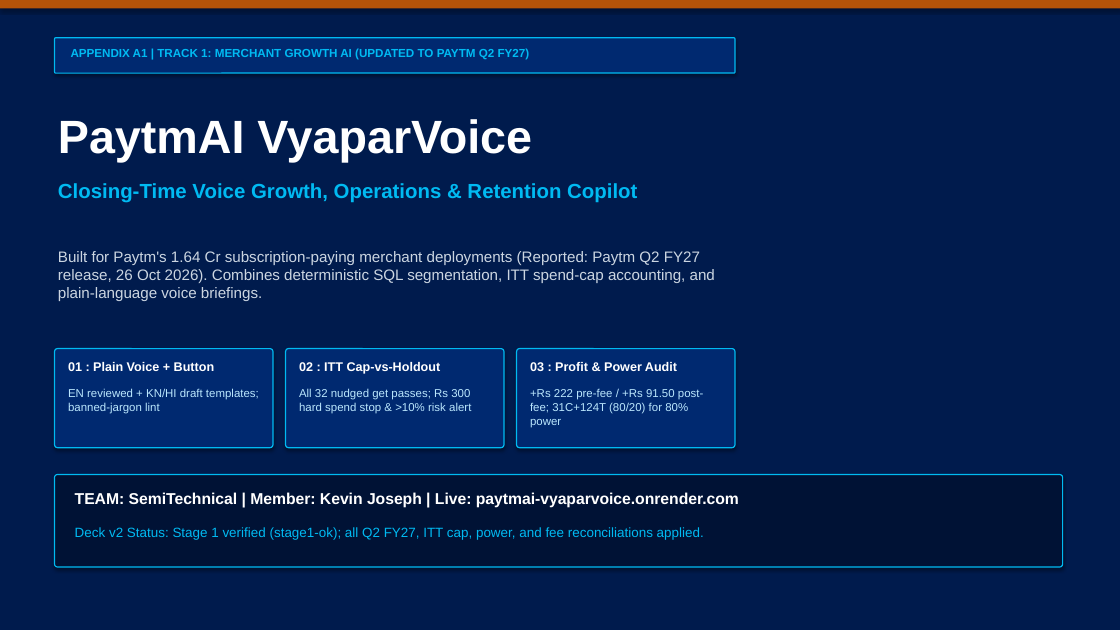
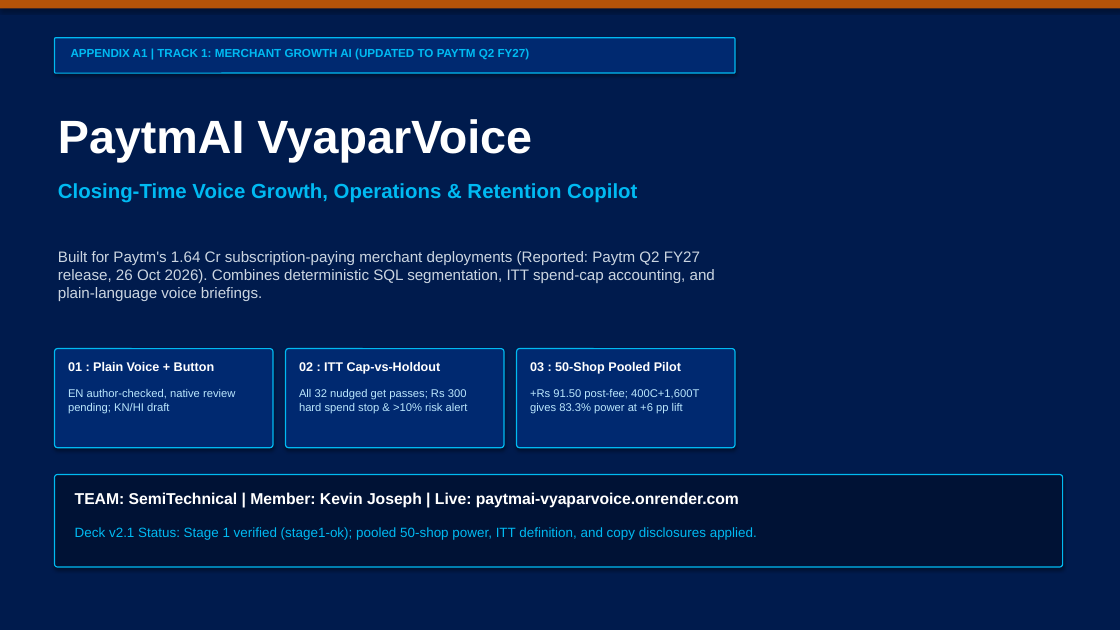
Before and after one commit to somebeing2/paytmai-vyaparvoice, a slide deck: slide 6 of deck/v2/PaytmAI_VyaparVoice_v2.pptx. Drawn at 1120x630 pixels with LibreOffice and Linux fonts; fonts in the diff are those of the drawing. Boxes give left, top, right and bottom in pixels: in the first picture for what was removed or moved away, otherwise in the second. Text is boxed around its words. In the diff, an @@ line names an element or a change of style, - is before the commit and + after.

Commit message:
docs(deck-v2.1): pooled 50-shop pilot power, A9 profit CI rule, EN author-checked status, plain capability tiles, Q4 cap-refusal Q&A, and P1 Stage 2 plan [skip render]

```diff
--- a/deck/v2/PaytmAI_VyaparVoice_v2.pptx
+++ b/deck/v2/PaytmAI_VyaparVoice_v2.pptx
@@ text at [68,389,235,414]: text changed; size 9.8 to 9.6 pt @@
-EN reviewed + KN/HI draft templates; banned-jargon lint
+EN author-checked, native review pending; KN/HI draft
@@ text "All 32 nudged get passes; ..." at [299,389,468,414]: size 9.8 to 9.6 pt @@
@@ text at [530,389,699,414]: text changed; size 9.8 to 9.6 pt @@
-+Rs 222 pre-fee / +Rs 91.50 post-fee; 31C+124T (80/20) for 80% power
++Rs 91.50 post-fee; 400C+1,600T gives 83.3% power at +6 pp lift
@@ text at [530,361,681,374]: text changed @@
-03 : Profit & Power Audit
+03 : 50-Shop Pooled Pilot
@@ text at [75,527,757,540]: text changed @@
-Deck v2 Status: Stage 1 verified (stage1-ok); all Q2 FY27, ITT cap, power, and fee reconciliations applied.
+Deck v2.1 Status: Stage 1 verified (stage1-ok); pooled 50-shop power, ITT definition, and copy disclosures applied.
```
Also in this commit, not shown: 15 other slides changed, 9 other files.
